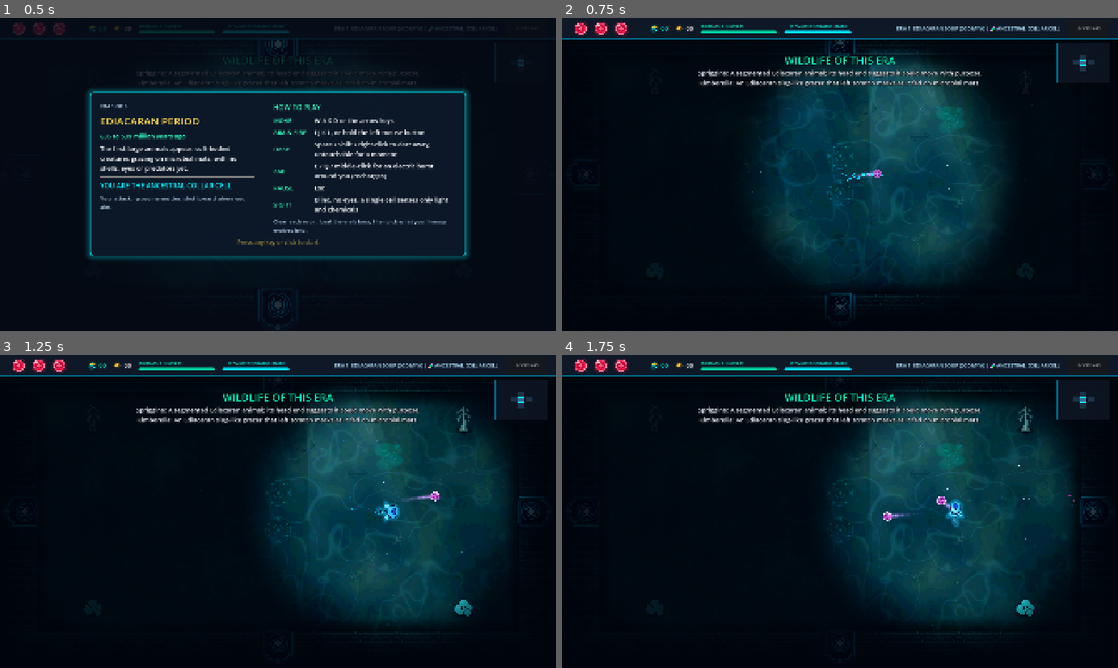
Above: before the commit, frames 1-4 (two rows, left to right).
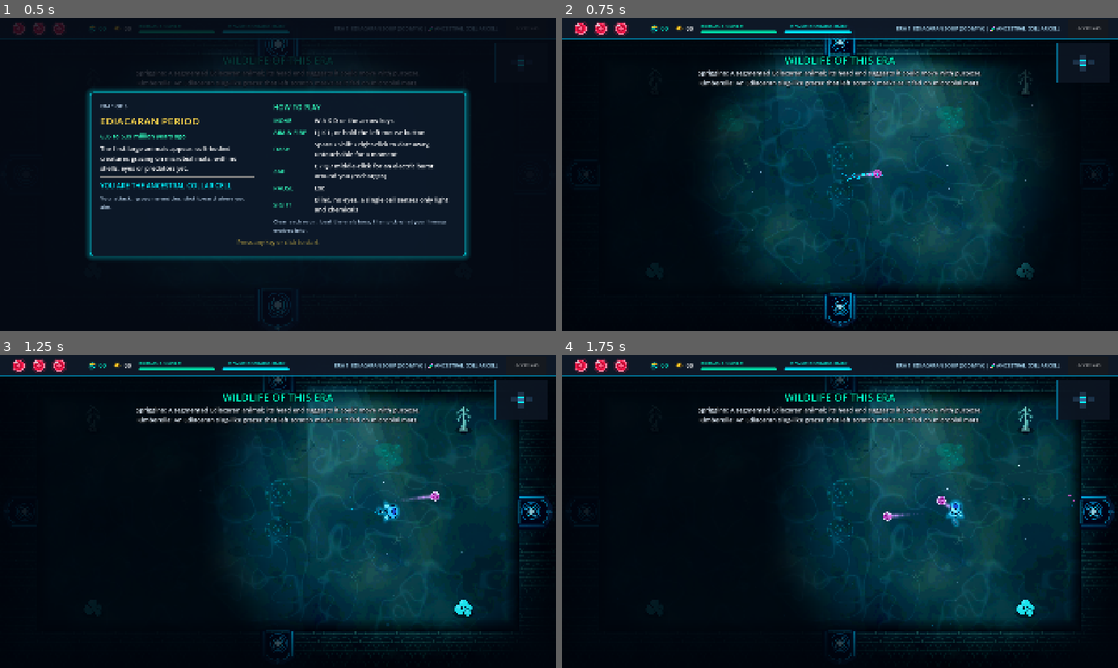
Above: after the commit, the same moments.

Repository: kurosatto/Game
Game: Godot game, scene res://Main.tscn
Two runs of this game, one before a commit and one after it. Both use one fixed random seed, a clock stepped at 60 frames per second and the inputs below.
Inputs (mouse positions are in pixels of both pictures, inside the frame that each line leads up to):
- Up to frame 1 (0.5 s): no input
- Up to frame 2 (0.75 s): tap Enter at 0.5 s; move the mouse to (962, 158) at 0.52 s; hold D (move_right) from 0.53 s (still down); tap Shift (dash) at 0.6 s; click (962, 158) at 0.67 s
- Up to frame 3 (1.25 s): keep holding D (move_right); tap Space at 0.77, 1.07 s
- Up to frame 4 (1.75 s): release D (move_right) at 1.25 s; drag from (728, 527) to (840, 383) at 1.27 s

Frame 1 is identical in both runs. In frame 2, 11% of the frame differs, in the area x 27-86%, y 6-99%; in frame 3, 7.1%; in frame 4, 6.8%.

Commit message:
Movement speed per animal (270 to 640) and a rebalance so every form is playable
Slow forms trade speed for health, damage and a faster dash recharge;
fast ones are fragile. Blind forms see a little further in the dark.
tools/balance_report.py scores each form against its siblings.

Co-Authored-By: Claude Opus 5.5 <noreply@anthropic.com>
Claude-Session: https://claude.ai/code/session_01SdKHnf7nUX5fYvt4dWTEBr

Diff:
--- a/Player.gd
+++ b/Player.gd
@@ -881,6 +881,7 @@
     damage = data.damage
     fire_delay = data.fire_delay
     shot_speed = data.shot_speed
+    max_dash_cooldown = dash_cooldown_for_speed(speed)
 
     # Flight collision mask
     if current_passive == "flight":
@@ -889,6 +890,12 @@
         set_collision_mask_value(3, true)
 
     update_creature_visuals()
+
+# Slow forms (sea lilies, clams, sea cucumbers) recharge their dash sooner and
+# fast swimmers later, so a slow body can still dart out of trouble.
+# 0.54 s at 270 speed, 0.9 s at 440, 1.03 s from 505 up.
+static func dash_cooldown_for_speed(spd: float) -> float:
+    return 0.9 * clamp(spd / 440.0, 0.6, 1.15)
 
 func update_creature_visuals():
     if default_texture == null:
--- a/VisionFog.gd
+++ b/VisionFog.gd
@@ -57,7 +57,7 @@
 # rating: 1 (blind) to 10 (best eyes alive)
 func set_vision(rating: int, instant: bool = false):
 	var r = clamp(rating, 1, 10)
-	target_radius = 200.0 + r * 110.0      # 310 px for a cell, 1300 px for a dragonfly
+	target_radius = 300.0 + r * 100.0      # 400 px for a cell, 1300 px for a dragonfly
 	target_darkness = 0.97 - r * 0.06      # 0.91 for a cell, 0.37 for a dragonfly
 	if instant:
 		radius = target_radius
--- a/data/Lineages.gd
+++ b/data/Lineages.gd
@@ -9,6 +9,10 @@
 # Stats, attack types and perks use the mechanics in Player.gd and Tear.gd.
 # "weapon" picks a style from WEAPONS below: a real feeding or defence tool
 # of the animal, so a cell releases lysosome vesicles and a shark bites.
+# Speed follows the real animal: sea cucumbers and buried clams crawl (270-300),
+# squid, sharks and dragonflies race (580-640). Slow forms make up for it with
+# more health, harder hits and a faster dash recharge (Player.gd), fast ones
+# are fragile; tools/balance_report.py scores every form against its siblings.
 # A form whose path has no children offers an in-clade upgrade instead
 # (see Player.apply_evolution), because no real split is known there.
 extends RefCounted
@@ -47,9 +51,9 @@
         "color": Color(0.1, 0.9, 1.25),
         "light_color": Color(0.0, 0.9, 1.0),
         "scale": Vector2(1.1, 0.95),
-        "speed": 470.0,
-        "damage": 3.8,
-        "fire_delay": 0.25,
+        "speed": 480.0,
+        "damage": 4.5,
+        "fire_delay": 0.22,
         "shot_speed": 820.0,
         "max_health_add": 0,
         "attack_type": "single",
@@ -70,11 +74,11 @@
         "color": Color(1.25, 0.55, 0.75),
         "light_color": Color(1.0, 0.45, 0.6),
         "scale": Vector2(1.1, 1.1),
-        "speed": 430.0,
-        "damage": 4.0,
-        "fire_delay": 0.23,
+        "speed": 330.0,
+        "damage": 5.0,
+        "fire_delay": 0.20,
         "shot_speed": 730.0,
-        "max_health_add": 0,
+        "max_health_add": 2,
         "attack_type": "5way",
         "weapon": "spines",
         "weapon_name": "Calcite spines",
@@ -93,11 +97,11 @@
         "color": Color(0.2, 1.2, 0.95),
         "light_color": Color(0.0, 1.0, 0.85),
         "scale": Vector2(1.1, 1.1),
-        "speed": 430.0,
-        "damage": 4.0,
-        "fire_delay": 0.23,
+        "speed": 340.0,
+        "damage": 3.8,
+        "fire_delay": 0.24,
         "shot_speed": 730.0,
-        "max_health_add": 0,
+        "max_health_add": 2,
         "attack_type": "triple",
         "weapon": "rasp",
         "weapon_name": "Radula rasp",
@@ -116,11 +120,11 @@
         "color": Color(1.2, 0.85, 0.35),
         "light_color": Color(1.0, 0.75, 0.2),
         "scale": Vector2(1.15, 1.15),
-        "speed": 360.0,
+        "speed": 400.0,
         "damage": 4.2,
         "fire_delay": 0.30,
         "shot_speed": 680.0,
-        "max_health_add": 4,
+        "max_health_add": 2,
         "attack_type": "single",
         "weapon": "claw",
         "weapon_name": "Spiny limb strike",
@@ -139,7 +143,7 @@
         "color": Color(1.25, 0.45, 0.45),
         "light_color": Color(1.0, 0.35, 0.3),
         "scale": Vector2(1.25, 1.2),
-        "speed": 420.0,
+        "speed": 460.0,
         "damage": 6.8,
         "fire_delay": 0.29,
         "shot_speed": 760.0,
@@ -163,8 +167,8 @@
         "light_color": Color(0.6, 0.45, 1.0),
         "scale": Vector2(1.2, 1.15),
         "speed": 440.0,
-        "damage": 4.6,
-        "fire_delay": 0.26,
+        "damage": 5.7,
+        "fire_delay": 0.23,
         "shot_speed": 750.0,
         "max_health_add": 2,
         "attack_type": "single",
@@ -185,9 +189,9 @@
         "color": Color(1.3, 0.75, 0.4),
         "light_color": Color(1.0, 0.6, 0.3),
         "scale": Vector2(1.35, 1.35),
-        "speed": 340.0,
-        "damage": 5.0,
-        "fire_delay": 0.32,
+        "speed": 280.0,
+        "damage": 6.6,
+        "fire_delay": 0.27,
         "shot_speed": 680.0,
         "max_health_add": 6,
         "attack_type": "triple",
@@ -208,11 +212,11 @@
         "color": Color(1.3, 0.45, 0.6),
         "light_color": Color(1.0, 0.35, 0.5),
         "scale": Vector2(1.1, 1.1),
-        "speed": 420.0,
-        "damage": 4.8,
-        "fire_delay": 0.23,
+        "speed": 360.0,
+        "damage": 5.8,
+        "fire_delay": 0.20,
         "shot_speed": 730.0,
-        "max_health_add": 2,
+        "max_health_add": 4,
         "attack_type": "5way",
         "weapon": "spines",
         "weapon_name": "Calcite spines",
@@ -231,9 +235,9 @@
         "color": Color(0.85, 0.4, 1.35),
         "light_color": Color(0.7, 0.3, 1.0),
         "scale": Vector2(1.25, 1.25),
-        "speed": 440.0,
-        "damage": 4.6,
-        "fire_delay": 0.19,
+        "speed": 480.0,
+        "damage": 3.7,
+        "fire_delay": 0.22,
         "shot_speed": 760.0,
         "max_health_add": 2,
         "attack_type": "triple",
@@ -254,7 +258,7 @@
         "color": Color(1.25, 1.05, 0.45),
         "light_color": Color(1.0, 0.85, 0.3),
         "scale": Vector2(1.35, 1.3),
-        "speed": 370.0,
+        "speed": 300.0,
         "damage": 5.0,
         "fire_delay": 0.28,
         "shot_speed": 720.0,
@@ -277,9 +281,9 @@
         "color": Color(0.95, 0.95, 1.2),
         "light_color": Color(0.8, 0.8, 1.0),
         "scale": Vector2(1.35, 1.35),
-        "speed": 360.0,
-        "damage": 5.2,
-        "fire_delay": 0.32,
+        "speed": 300.0,
+        "damage": 6.6,
+        "fire_delay": 0.27,
         "shot_speed": 680.0,
         "max_health_add": 6,
         "attack_type": "single",
@@ -300,9 +304,9 @@
         "color": Color(0.4, 1.25, 0.35),
         "light_color": Color(0.3, 1.0, 0.3),
         "scale": Vector2(1.2, 1.15),
-        "speed": 400.0,
-        "damage": 4.8,
-        "fire_delay": 0.26,
+        "speed": 420.0,
+        "damage": 5.3,
+        "fire_delay": 0.24,
         "shot_speed": 750.0,
         "max_health_add": 2,
         "attack_type": "single",
@@ -323,9 +327,9 @@
         "color": Color(1.2, 0.85, 0.25),
         "light_color": Color(0.95, 0.75, 0.2),
         "scale": Vector2(1.35, 1.35),
-        "speed": 390.0,
-        "damage": 5.0,
-        "fire_delay": 0.32,
+        "speed": 430.0,
+        "damage": 5.4,
+        "fire_delay": 0.30,
         "shot_speed": 680.0,
         "max_health_add": 4,
         "attack_type": "single",
@@ -346,7 +350,7 @@
         "color": Color(0.35, 1.3, 0.65),
         "light_color": Color(0.2, 1.0, 0.5),
         "scale": Vector2(1.25, 1.25),
-        "speed": 420.0,
+        "speed": 400.0,
         "damage": 7.5,
         "fire_delay": 0.26,
         "shot_speed": 780.0,
@@ -369,11 +373,11 @@
         "color": Color(0.25, 0.95, 1.35),
         "light_color": Color(0.2, 0.85, 1.0),
         "scale": Vector2(1.2, 1.0),
-        "speed": 490.0,
+        "speed": 530.0,
         "damage": 6.5,
         "fire_delay": 0.20,
         "shot_speed": 920.0,
-        "max_health_add": 2,
+        "max_health_add": 0,
         "attack_type": "single",
         "weapon": "bite",
         "weapon_name": "Rows of teeth",
@@ -392,8 +396,8 @@
         "color": Color(1.3, 1.1, 0.35),
         "light_color": Color(1.0, 0.85, 0.25),
         "scale": Vector2(1.2, 1.0),
-        "speed": 480.0,
-        "damage": 5.6,
+        "speed": 510.0,
+        "damage": 5.7,
         "fire_delay": 0.20,
         "shot_speed": 920.0,
         "max_health_add": 2,
@@ -415,9 +419,9 @@
         "color": Color(0.75, 0.55, 1.3),
         "light_color": Color(0.6, 0.45, 1.0),
         "scale": Vector2(1.2, 1.15),
-        "speed": 460.0,
-        "damage": 6.0,
-        "fire_delay": 0.26,
+        "speed": 470.0,
+        "damage": 7.6,
+        "fire_delay": 0.22,
         "shot_speed": 750.0,
         "max_health_add": 2,
         "attack_type": "single",
@@ -438,9 +442,9 @@
         "color": Color(1.2, 0.7, 0.75),
         "light_color": Color(1.0, 0.55, 0.6),
         "scale": Vector2(1.2, 1.15),
-        "speed": 420.0,
-        "damage": 5.5,
-        "fire_delay": 0.26,
+        "speed": 380.0,
+        "damage": 7.6,
+        "fire_delay": 0.21,
         "shot_speed": 750.0,
         "max_health_add": 4,
         "attack_type": "single",
@@ -461,11 +465,11 @@
         "color": Color(1.35, 0.5, 0.35),
         "light_color": Color(1.0, 0.4, 0.25),
         "scale": Vector2(1.25, 1.25),
-        "speed": 430.0,
+        "speed": 330.0,
         "damage": 5.4,
         "fire_delay": 0.19,
         "shot_speed": 760.0,
-        "max_health_add": 2,
+        "max_health_add": 4,
         "attack_type": "5way",
         "weapon": "arms",
         "weapon_name": "Tube-foot grip",
@@ -484,11 +488,11 @@
         "color": Color(0.8, 0.45, 1.3),
         "light_color": Color(0.65, 0.35, 1.0),
         "scale": Vector2(1.35, 1.3),
-        "speed": 370.0,
-        "damage": 5.6,
-        "fire_delay": 0.28,
+        "speed": 300.0,
+        "damage": 8.2,
+        "fire_delay": 0.22,
         "shot_speed": 720.0,
-        "max_health_add": 4,
+        "max_health_add": 6,
         "attack_type": "5way",
         "weapon": "spines",
         "weapon_name": "Calcite spines",
@@ -507,9 +511,9 @@
         "color": Color(1.3, 1.0, 0.85),
         "light_color": Color(1.0, 0.8, 0.65),
         "scale": Vector2(1.35, 1.3),
-        "speed": 370.0,
-        "damage": 5.8,
-        "fire_delay": 0.28,
+        "speed": 400.0,
+        "damage": 6.0,
+        "fire_delay": 0.27,
         "shot_speed": 720.0,
         "max_health_add": 4,
         "attack_type": "single",
@@ -530,9 +534,9 @@
         "color": Color(0.85, 0.4, 1.35),
         "light_color": Color(0.7, 0.3, 1.0),
         "scale": Vector2(1.25, 1.25),
-        "speed": 440.0,
-        "damage": 5.0,
-        "fire_delay": 0.19,
+        "speed": 530.0,
+        "damage": 4.6,
+        "fire_delay": 0.20,
         "shot_speed": 760.0,
         "max_health_add": 2,
         "attack_type": "5way",
@@ -553,9 +557,9 @@
         "color": Color(1.25, 1.05, 0.45),
         "light_color": Color(1.0, 0.85, 0.3),
         "scale": Vector2(1.35, 1.3),
-        "speed": 370.0,
-        "damage": 6.2,
-        "fire_delay": 0.20,
+        "speed": 320.0,
+        "damage": 4.1,
+        "fire_delay": 0.26,
         "shot_speed": 900.0,
         "max_health_add": 4,
         "attack_type": "needle",
@@ -576,11 +580,11 @@
         "color": Color(1.35, 0.55, 1.1),
         "light_color": Color(1.0, 0.45, 0.9),
         "scale": Vector2(1.1, 1.1),
-        "speed": 430.0,
-        "damage": 5.4,
-        "fire_delay": 0.23,
+        "speed": 330.0,
+        "damage": 6.6,
+        "fire_delay": 0.20,
         "shot_speed": 730.0,
-        "max_health_add": 2,
+        "max_health_add": 4,
         "attack_type": "triple",
         "weapon": "sting",
         "weapon_name": "Stolen stinging cells",
@@ -600,8 +604,8 @@
         "light_color": Color(1.0, 0.65, 0.45),
         "scale": Vector2(1.35, 1.35),
         "speed": 450.0,
-        "damage": 5.6,
-        "fire_delay": 0.32,
+        "damage": 4.9,
+        "fire_delay": 0.35,
         "shot_speed": 680.0,
         "max_health_add": 4,
         "attack_type": "triple",
@@ -622,11 +626,11 @@
         "color": Color(0.6, 1.1, 1.3),
         "light_color": Color(0.45, 0.9, 1.0),
         "scale": Vector2(1.35, 1.35),
-        "speed": 360.0,
-        "damage": 6.5,
-        "fire_delay": 0.32,
+        "speed": 280.0,
+        "damage": 8.3,
+        "fire_delay": 0.27,
         "shot_speed": 680.0,
-        "max_health_add": 8,
+        "max_health_add": 10,
         "attack_type": "single",
         "weapon": "jet",
         "weapon_name": "Siphon jet",
@@ -645,9 +649,9 @@
         "color": Color(0.75, 0.7, 0.5),
         "light_color": Color(0.6, 0.55, 0.4),
         "scale": Vector2(1.35, 1.35),
-        "speed": 360.0,
-        "damage": 5.2,
-        "fire_delay": 0.32,
+        "speed": 350.0,
+        "damage": 6.2,
+        "fire_delay": 0.29,
         "shot_speed": 680.0,
         "max_health_add": 6,
         "attack_type": "single",
@@ -668,9 +672,9 @@
         "color": Color(0.5, 1.3, 0.25),
         "light_color": Color(0.4, 1.0, 0.2),
         "scale": Vector2(1.3, 1.25),
-        "speed": 410.0,
-        "damage": 6.5,
-        "fire_delay": 0.23,
+        "speed": 450.0,
+        "damage": 6.3,
+        "fire_delay": 0.24,
         "shot_speed": 770.0,
         "max_health_add": 4,
         "attack_type": "single",
@@ -691,11 +695,11 @@
         "color": Color(1.3, 0.6, 0.3),
         "light_color": Color(0.95, 0.45, 0.2),
         "scale": Vector2(1.45, 1.35),
-        "speed": 390.0,
-        "damage": 6.2,
-        "fire_delay": 0.26,
+        "speed": 450.0,
+        "damage": 5.5,
+        "fire_delay": 0.28,
         "shot_speed": 730.0,
-        "max_health_add": 8,
+        "max_health_add": 6,
         "attack_type": "single",
         "weapon": "bite",
         "weapon_name": "Venom claws",
@@ -714,9 +718,9 @@
         "color": Color(0.2, 1.35, 1.2),
         "light_color": Color(0.0, 1.0, 0.9),
         "scale": Vector2(1.15, 1.1),
-        "speed": 460.0,
-        "damage": 6.0,
-        "fire_delay": 0.20,
+        "speed": 480.0,
+        "damage": 5.3,
+        "fire_delay": 0.22,
         "shot_speed": 940.0,
         "max_health_add": 0,
         "attack_type": "triple",
@@ -737,9 +741,9 @@
         "color": Color(1.3, 0.5, 0.2),
         "light_color": Color(1.0, 0.4, 0.15),
         "scale": Vector2(1.35, 1.3),
-        "speed": 450.0,
-        "damage": 9.5,
-        "fire_delay": 0.22,
+        "speed": 500.0,
+        "damage": 8.9,
+        "fire_delay": 0.23,
         "shot_speed": 840.0,
         "max_health_add": 4,
         "attack_type": "single",
@@ -760,9 +764,9 @@
         "color": Color(0.25, 1.3, 0.85),
         "light_color": Color(0.2, 1.0, 0.7),
         "scale": Vector2(1.35, 1.15),
-        "speed": 470.0,
-        "damage": 7.0,
-        "fire_delay": 0.22,
+        "speed": 400.0,
+        "damage": 7.8,
+        "fire_delay": 0.21,
         "shot_speed": 800.0,
         "max_health_add": 4,
         "attack_type": "boomerang",
@@ -784,8 +788,8 @@
         "light_color": Color(0.45, 1.0, 0.3),
         "scale": Vector2(1.4, 1.3),
         "speed": 480.0,
-        "damage": 8.0,
-        "fire_delay": 0.21,
+        "damage": 6.7,
+        "fire_delay": 0.24,
         "shot_speed": 880.0,
         "max_health_add": 6,
         "attack_type": "shrapnel",
@@ -806,11 +810,11 @@
         "color": Color(0.15, 0.85, 1.45),
         "light_color": Color(0.1, 0.7, 1.0),
         "scale": Vector2(1.4, 1.35),
-        "speed": 500.0,
-        "damage": 8.5,
+        "speed": 580.0,
+        "damage": 8.8,
         "fire_delay": 0.18,
         "shot_speed": 960.0,
-        "max_health_add": 4,
+        "max_health_add": 2,
         "attack_type": "single",
         "weapon": "bite",
         "weapon_name": "Rows of teeth",
@@ -829,9 +833,9 @@
         "color": Color(0.85, 0.85, 1.35),
         "light_color": Color(0.7, 0.7, 1.0),
         "scale": Vector2(1.4, 1.35),
-        "speed": 470.0,
-        "damage": 7.5,
-        "fire_delay": 0.20,
+        "speed": 450.0,
+        "damage": 9.1,
+        "fire_delay": 0.18,
         "shot_speed": 880.0,
         "max_health_add": 4,
         "attack_type": "triple",
@@ -853,8 +857,8 @@
         "light_color": Color(0.55, 0.65, 0.8),
         "scale": Vector2(1.4, 1.3),
         "speed": 400.0,
-        "damage": 8.0,
-        "fire_delay": 0.25,
+        "damage": 8.4,
+        "fire_delay": 0.24,
         "shot_speed": 780.0,
         "max_health_add": 8,
         "attack_type": "single",
@@ -875,11 +879,11 @@
         "color": Color(1.35, 0.85, 0.3),
         "light_color": Color(1.0, 0.7, 0.2),
         "scale": Vector2(1.4, 1.35),
-        "speed": 520.0,
-        "damage": 6.5,
-        "fire_delay": 0.16,
+        "speed": 560.0,
+        "damage": 5.1,
+        "fire_delay": 0.19,
         "shot_speed": 960.0,
-        "max_health_add": 2,
+        "max_health_add": 0,
         "attack_type": "5way",
         "weapon": "jet",
         "weapon_name": "Archerfish water jet",
@@ -898,9 +902,9 @@
         "color": Color(1.35, 0.45, 0.3),
         "light_color": Color(1.0, 0.35, 0.2),
         "scale": Vector2(1.35, 1.35),
-        "speed": 430.0,
-        "damage": 6.0,
-        "fire_delay": 0.17,
+        "speed": 320.0,
+        "damage": 7.2,
+        "fire_delay": 0.15,
         "shot_speed": 800.0,
         "max_health_add": 4,
         "attack_type": "7way",
@@ -921,11 +925,11 @@
         "color": Color(1.1, 0.6, 1.3),
         "light_color": Color(0.9, 0.5, 1.0),
         "scale": Vector2(1.2, 1.2),
-        "speed": 500.0,
-        "damage": 6.0,
-        "fire_delay": 0.15,
+        "speed": 470.0,
+        "damage": 7.2,
+        "fire_delay": 0.13,
         "shot_speed": 880.0,
-        "max_health_add": 2,
+        "max_health_add": 0,
         "attack_type": "triple",
         "weapon": "lash",
         "weapon_name": "Whip-arm lash",
@@ -944,9 +948,9 @@
         "color": Color(0.75, 0.4, 1.35),
         "light_color": Color(0.6, 0.3, 1.0),
         "scale": Vector2(1.35, 1.35),
-        "speed": 400.0,
-        "damage": 8.5,
-        "fire_delay": 0.24,
+        "speed": 290.0,
+        "damage": 11.0,
+        "fire_delay": 0.20,
         "shot_speed": 820.0,
         "max_health_add": 4,
         "attack_type": "shrapnel",
@@ -967,9 +971,9 @@
         "color": Color(1.2, 0.85, 0.5),
         "light_color": Color(1.0, 0.7, 0.4),
         "scale": Vector2(1.4, 1.4),
-        "speed": 380.0,
-        "damage": 7.5,
-        "fire_delay": 0.26,
+        "speed": 270.0,
+        "damage": 10.4,
+        "fire_delay": 0.21,
         "shot_speed": 760.0,
         "max_health_add": 8,
         "attack_type": "single",
@@ -990,8 +994,8 @@
         "color": Color(1.0, 0.25, 1.4),
         "light_color": Color(0.8, 0.2, 1.0),
         "scale": Vector2(1.35, 1.35),
-        "speed": 450.0,
-        "damage": 5.8,
+        "speed": 600.0,
+        "damage": 5.6,
         "fire_delay": 0.17,
         "shot_speed": 800.0,
         "max_health_add": 4,
@@ -1013,9 +1017,9 @@
         "color": Color(0.35, 1.3, 1.2),
         "light_color": Color(0.3, 1.0, 0.9),
         "scale": Vector2(1.2, 1.2),
-        "speed": 480.0,
-        "damage": 6.0,
-        "fire_delay": 0.15,
+        "speed": 470.0,
+        "damage": 6.8,
+        "fire_delay": 0.14,
         "shot_speed": 880.0,
         "max_health_add": 2,
         "attack_type": "triple",
@@ -1036,9 +1040,9 @@
         "color": Color(0.5, 1.4, 0.15),
         "light_color": Color(0.4, 1.0, 0.1),
         "scale": Vector2(1.35, 1.3),
-        "speed": 430.0,
-        "damage": 8.5,
-        "fire_delay": 0.20,
+        "speed": 400.0,
+        "damage": 9.1,
+        "fire_delay": 0.19,
         "shot_speed": 820.0,
         "max_health_add": 4,
         "attack_type": "single",
@@ -1059,9 +1063,9 @@
         "color": Color(0.85, 0.75, 1.2),
         "light_color": Color(0.7, 0.6, 0.9),
         "scale": Vector2(1.25, 1.25),
-        "speed": 450.0,
-        "damage": 7.5,
-        "fire_delay": 0.22,
+        "speed": 500.0,
+        "damage": 8.3,
+        "fire_delay": 0.21,
         "shot_speed": 800.0,
         "max_health_add": 4,
         "attack_type": "single",
@@ -1082,11 +1086,11 @@
         "color": Color(1.2, 0.35, 0.25),
         "light_color": Color(0.9, 0.3, 0.2),
         "scale": Vector2(1.5, 1.4),
-        "speed": 410.0,
-        "damage": 8.5,
-        "fire_delay": 0.24,
+        "speed": 540.0,
+        "damage": 7.3,
+        "fire_delay": 0.27,
         "shot_speed": 760.0,
-        "max_health_add": 10,
+        "max_health_add": 4,
         "attack_type": "single",
         "weapon": "bite",
         "weapon_name": "Venom claws",
@@ -1105,11 +1109,11 @@
         "color": Color(0.85, 0.9, 1.1),
         "light_color": Color(0.7, 0.75, 0.85),
         "scale": Vector2(1.45, 1.45),
-        "speed": 400.0,
-        "damage": 7.0,
-        "fire_delay": 0.26,
+        "speed": 320.0,
+        "damage": 9.3,
+        "fire_delay": 0.22,
         "shot_speed": 740.0,
-        "max_health_add": 8,
+        "max_health_add": 10,
         "attack_type": "single",
         "weapon": "spray",
         "weapon_name": "Defensive spray",
@@ -1128,11 +1132,11 @@
         "color": Color(0.15, 1.35, 1.05),
         "light_color": Color(0.1, 1.0, 0.8),
         "scale": Vector2(1.2, 1.15),
-        "speed": 580.0,
-        "damage": 6.0,
-        "fire_delay": 0.10,
+        "speed": 640.0,
+        "damage": 4.3,
+        "fire_delay": 0.13,
         "shot_speed": 1000.0,
-        "max_health_add": 2,
+        "max_health_add": 0,
         "attack_type": "needle",
         "weapon": "claw",
         "weapon_name": "Spiny leg basket",
@@ -1151,9 +1155,9 @@
         "color": Color(1.35, 0.45, 0.1),
         "light_color": Color(1.0, 0.35, 0.05),
         "scale": Vector2(1.3, 1.25),
-        "speed": 420.0,
-        "damage": 11.0,
-        "fire_delay": 0.30,
+        "speed": 400.0,
+        "damage": 11.4,
+        "fire_delay": 0.29,
         "shot_speed": 800.0,
         "max_health_add": 4,
         "attack_type": "explosive",
@@ -1174,9 +1178,9 @@
         "color": Color(1.35, 0.15, 0.75),
         "light_color": Color(1.0, 0.1, 0.6),
         "scale": Vector2(1.3, 1.3),
-        "speed": 460.0,
-        "damage": 12.5,
-        "fire_delay": 0.26,
+        "speed": 500.0,
+        "damage": 10.7,
+        "fire_delay": 0.29,
         "shot_speed": 880.0,
         "max_health_add": 4,
         "attack_type": "explosive",
Not shown, added: tools/balance_report.py
